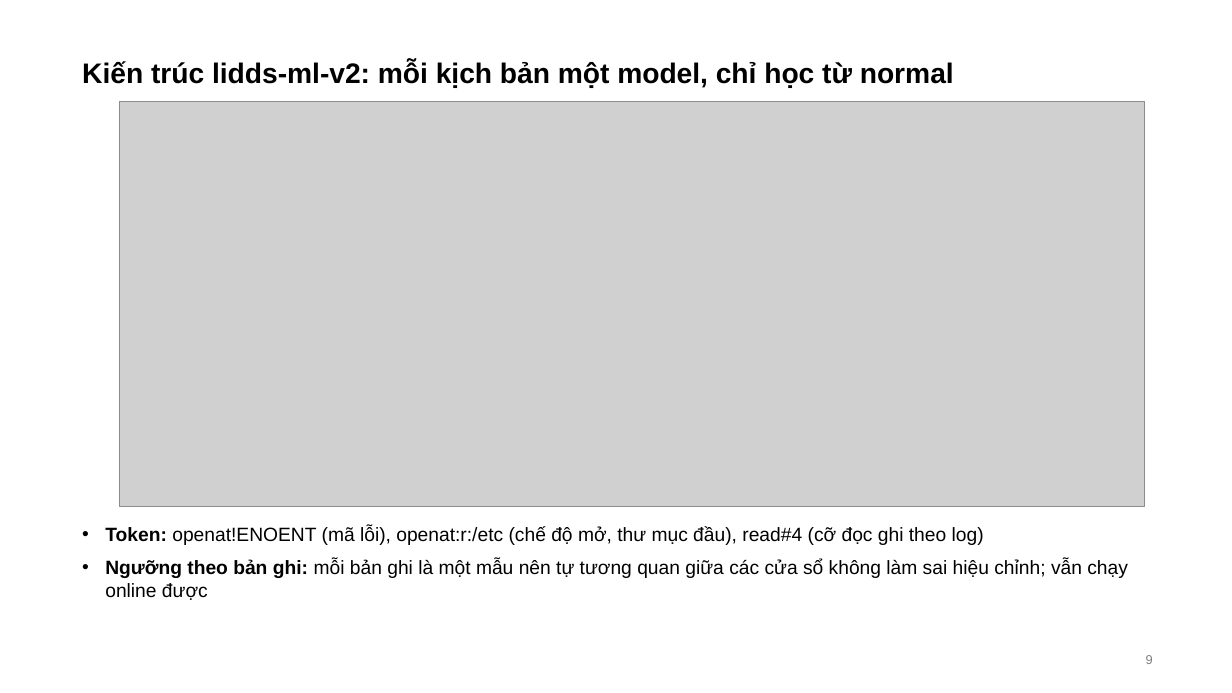
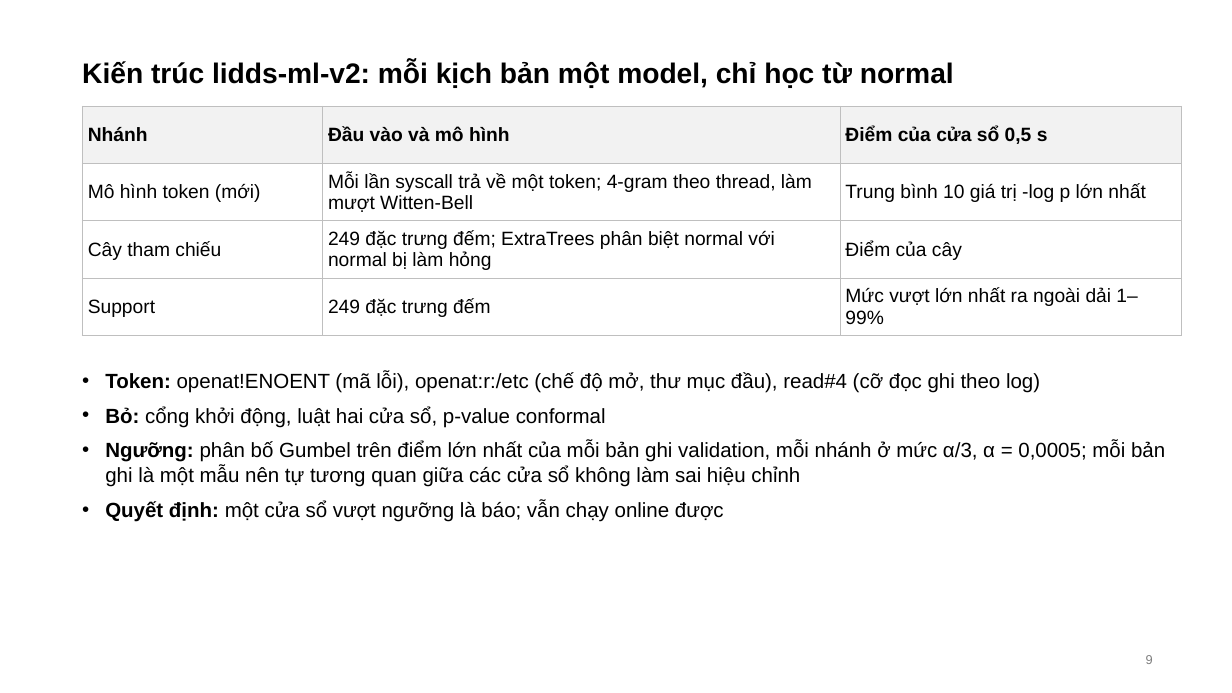
Before and after one commit to tndat-dev/eBPF-project, a slide deck: slide 9 of docs/Slide-runtime_security(06_11).pptx. Drawn at 1232x693 pixels with LibreOffice and Linux fonts; fonts in the diff are those of the drawing; grey boxes stand for pictures. Boxes give left, top, right and bottom in pixels: in the first picture for what was removed or moved away, otherwise in the second. Text is boxed around its words. In the diff, an @@ line names an element or a change of style, - is before the commit and + after.

Commit message:
Meeting 06/11: charts and the diagram removed from the report and slides, tables instead (owner)

```diff
--- a/docs/Slide-runtime_security(06_11).pptx
+++ b/docs/Slide-runtime_security(06_11).pptx
@@ table added at bbox=[82, 106, 1182, 328], 4 rows, 3 columns @@
+Nhánh | Đầu vào và mô hình | Điểm của cửa sổ 0,5 s
+Mô hình token (mới) | Mỗi lần syscall trả về một token; 4-gram theo thread, làm mượt Witten-Bell | Trung bình 10 giá trị -log p lớn nhất
+Cây tham chiếu | 249 đặc trưng đếm; ExtraTrees phân biệt normal với normal bị làm hỏng | Điểm của cây
+Support | 249 đặc trưng đếm | Mức vượt lớn nhất ra ngoài dải 1–99%
@@ picture removed at bbox=[119, 102, 1145, 506] @@
@@ text "Token: openat!ENOENT (mã lỗi), openat:r:/etc ...": place and size @@
-text "Token: openat!ENOENT (mã lỗi), openat:r:/etc ..." at bbox=[105, 526, 1128, 600]
+text "Token: openat!ENOENT (mã lỗi), openat:r:/etc ..." at bbox=[105, 372, 1165, 522]
@@ text at bbox=[105, 372, 1040, 393]: size 15 to 16 pt in "Token: openat!ENOENT (mã lỗi), openat:r:/etc (chế độ ..." @@
@@ text at bbox=[105, 407, 1165, 522]: text changed; size 15 to 16 pt @@
-• Ngưỡng theo bản ghi: mỗi bản ghi là một mẫu nên tự tương quan giữa các cửa sổ không làm sai hiệu chỉnh; vẫn chạy online được
+• Bỏ: cổng khởi động, luật hai cửa sổ, p-value conformal
+• Ngưỡng: phân bố Gumbel trên điểm lớn nhất của mỗi bản ghi validation, mỗi nhánh ở mức α/3, α = 0,0005; mỗi bản ghi là một mẫu nên tự tương quan giữa các cửa sổ không làm sai hiệu chỉnh
+• Quyết định: một cửa sổ vượt ngưỡng là báo; vẫn chạy online được
```
Also in this commit, not shown: 1 other slide changed, 3 other files.
